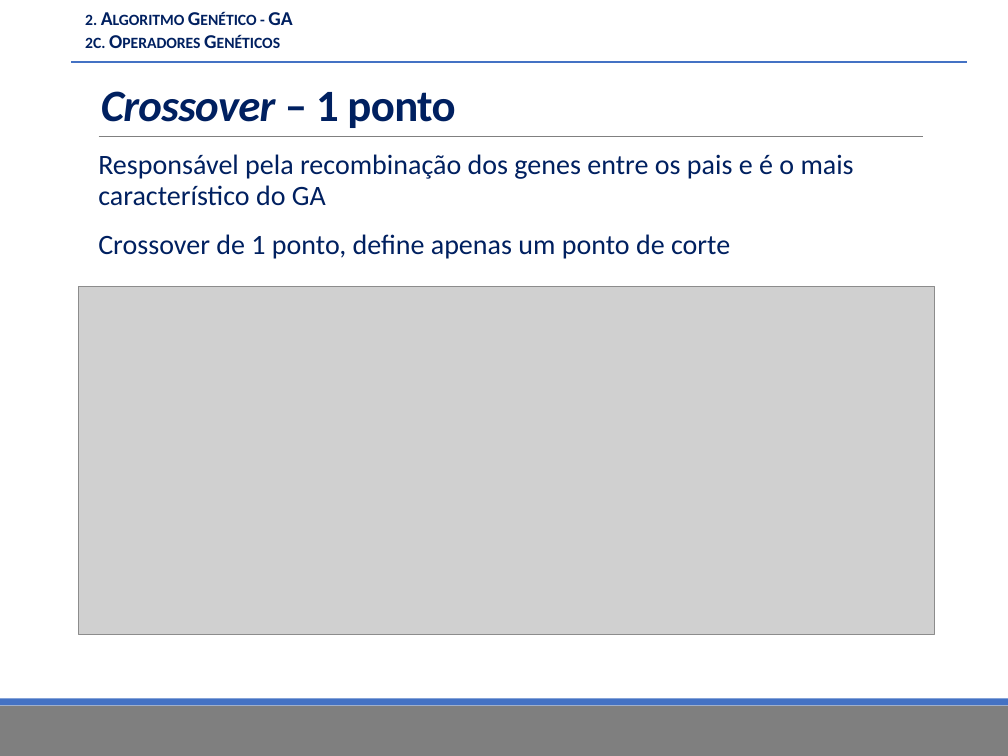
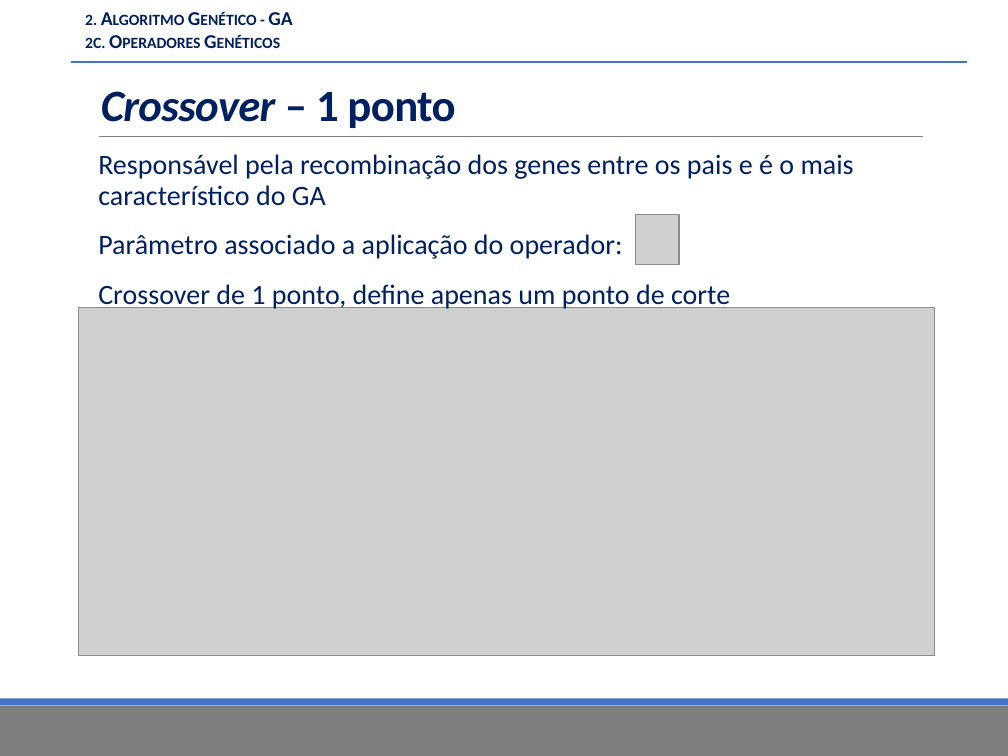
Before and after one commit to fkay/TCC-Monografia, a slide deck: slide 24 of Apresentação/TCC.pptx (slide 21 before the commit). Drawn at 1008x756 pixels with LibreOffice and Linux fonts; fonts in the diff are those of the drawing; grey boxes stand for pictures; background and template pictures are left out. Boxes give left, top, right and bottom in pixels: in the first picture for what was removed or moved away, otherwise in the second. Text is boxed around its words. In the diff, an @@ line names an element or a change of style, - is before the commit and + after.

```diff
--- a/Apresentação/TCC.pptx
+++ b/Apresentação/TCC.pptx
@@ text at (x1=98, y1=234, x2=623, y2=259): paragraph added @@
+  Parâmetro associado a aplicação do operador:
@@ picture added at (x1=636, y1=215, x2=679, y2=264) @@
@@ picture moved from (x1=79, y1=286, x2=935, y2=634) to (x1=79, y1=307, x2=935, y2=655) @@
```
Also in this commit, not shown: 5 slides added, 1 slide removed, 6 other files.
